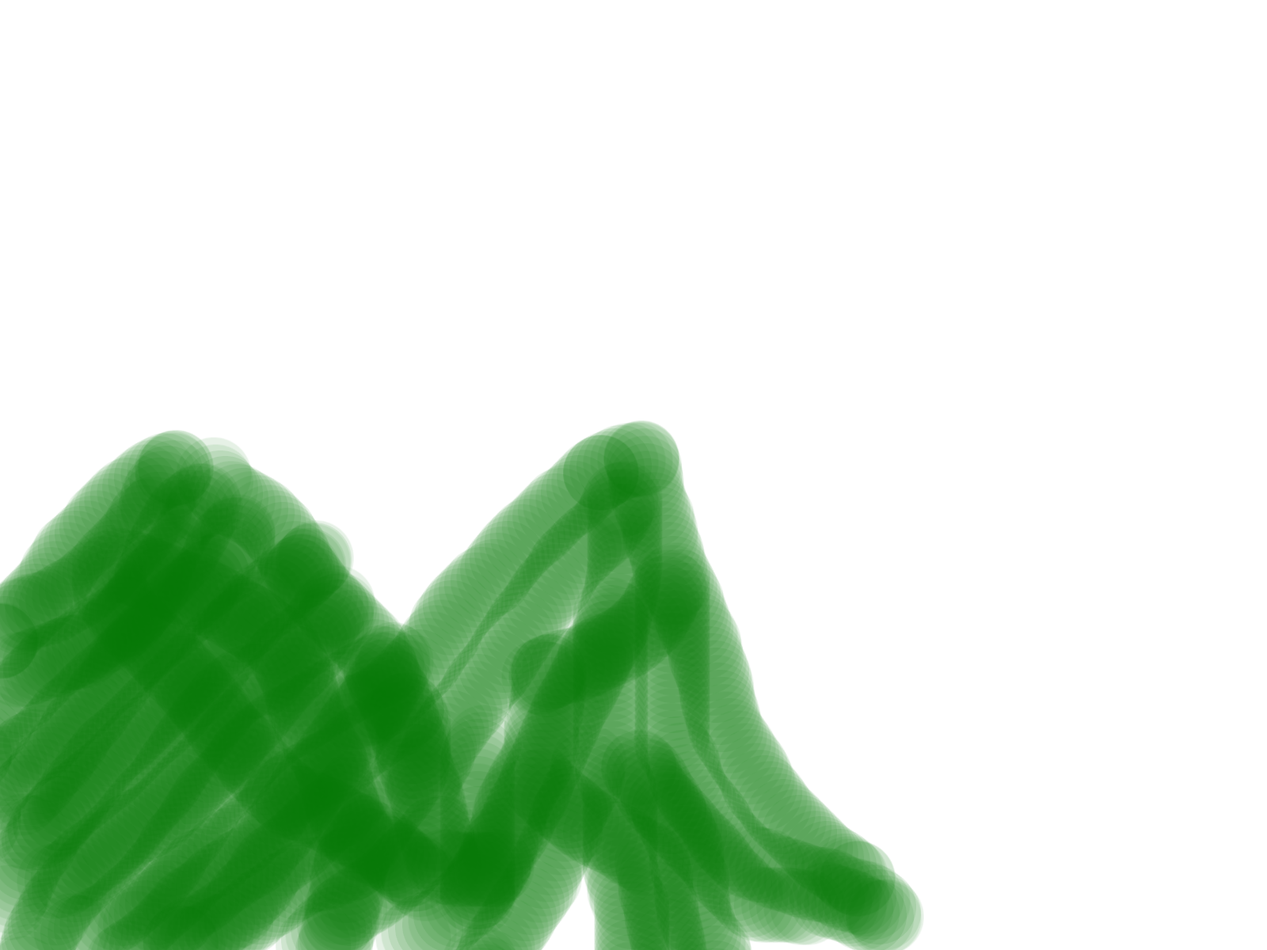
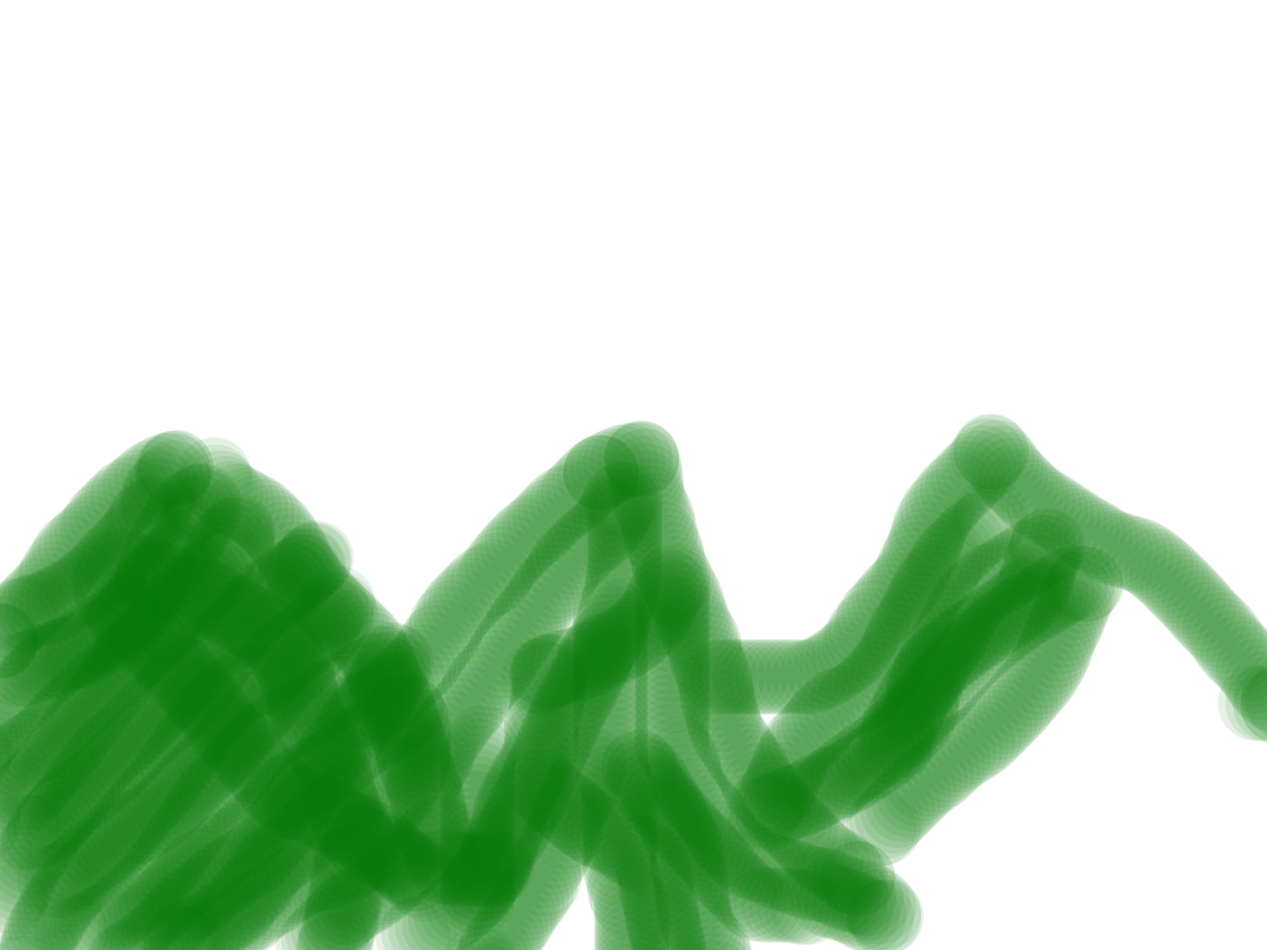
Two versions of the same layered image (1267x950). Layer-by-layer changes:
painted on "Background" over [682, 413, 1267, 867]
